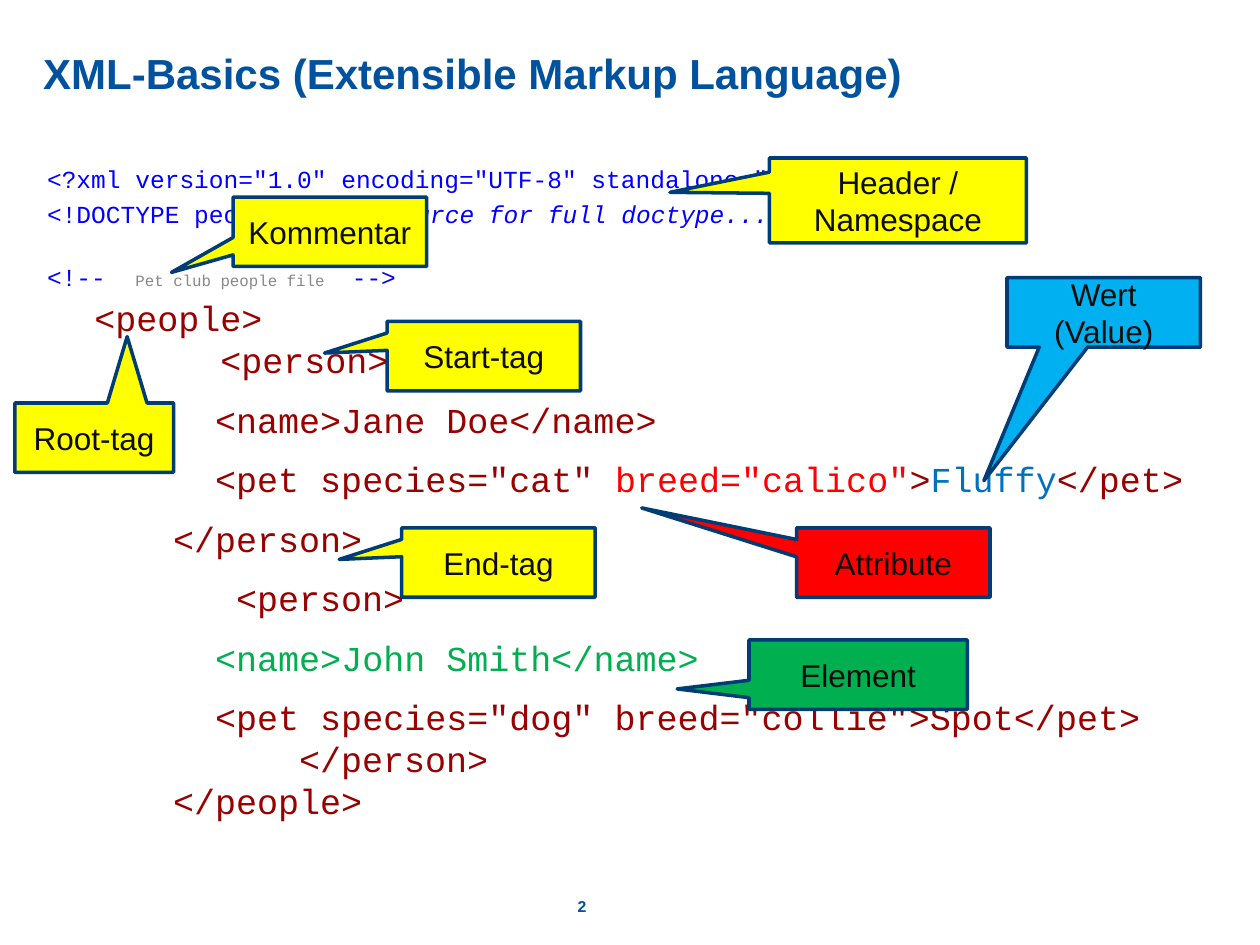
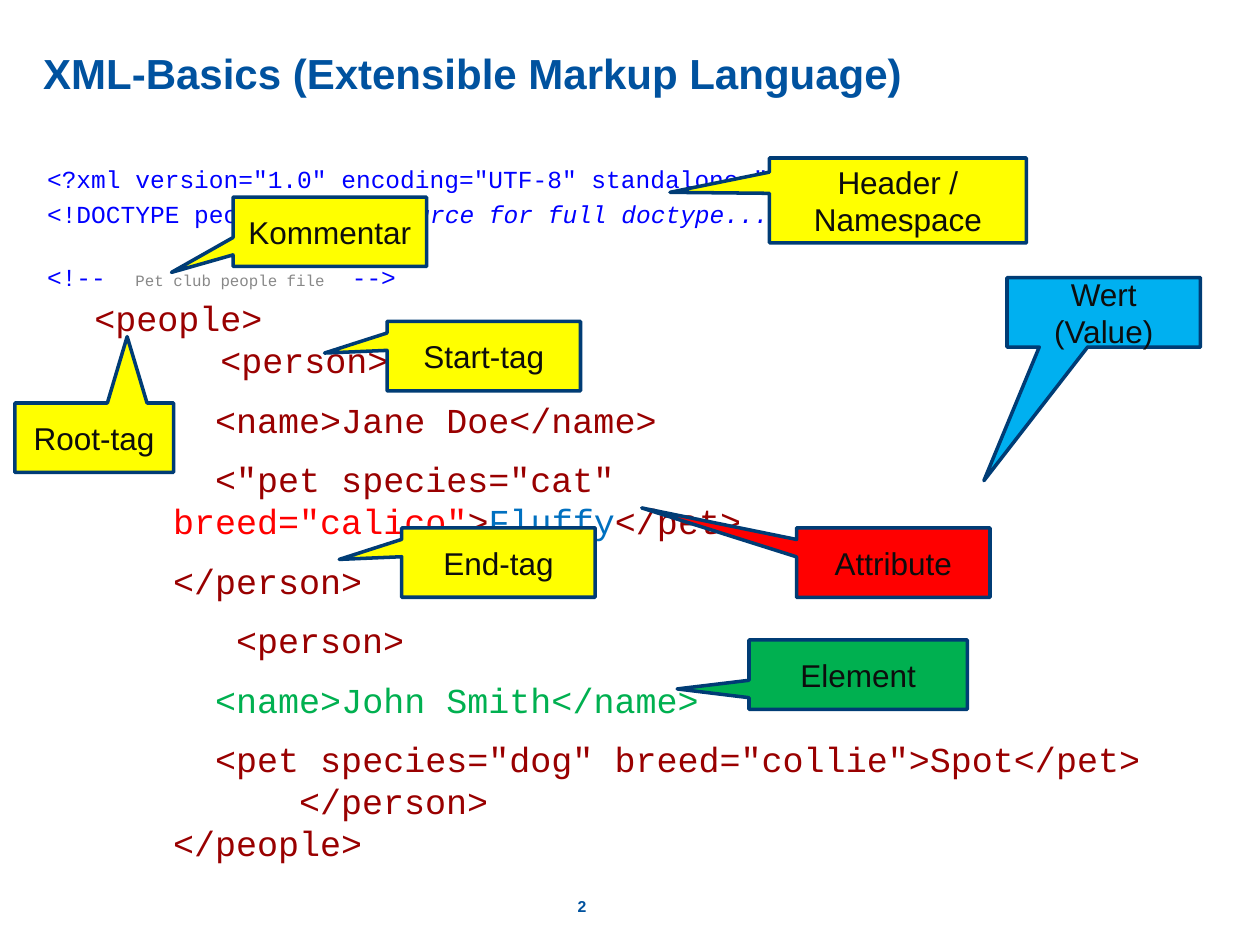
Before and after one commit to walter-rothlin/Source-Code, a slide deck: slide 2 of SchulungsUnterlagen/HWZ/XML.pptm. Drawn at 1260x945 pixels with LibreOffice and Linux fonts; fonts in the diff are those of the drawing; background and template pictures are left out. Boxes give left, top, right and bottom in pixels: in the first picture for what was removed or moved away, otherwise in the second. Text is boxed around its words. In the diff, an @@ line names an element or a change of style, - is before the commit and + after.

```diff
--- a/SchulungsUnterlagen/HWZ/XML.pptm
+++ b/SchulungsUnterlagen/HWZ/XML.pptm
@@ text at [173, 468, 741, 545]: text changed @@
-    <pet species="cat" breed="calico">Fluffy</pet>
+    <"pet species="cat" breed="calico">Fluffy</pet>
```
Also in this commit, not shown: 1 other slide changed.
